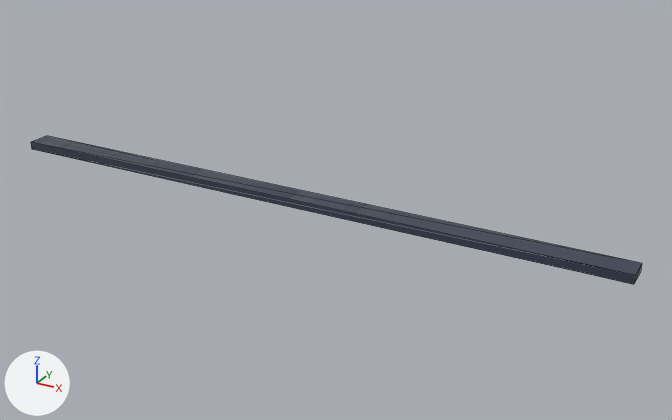
One commit to the glTF model public/models/world/dock-leveler-lip.glb: the scene before it, then after it.
One viewpoint serves both versions: a 50 mm lens placed at (5.33, -8.58, 4.31), pointed at (0.5, 0.21, -0.09). The axes (+X, +Y, +Z) are drawn at lower left. The lights are the same throughout. The older version comes first. Mesh edges are drawn as thin lines. Where no turn or scale is listed for an object, it has been applied to the vertices. Vertices at exactly the same position are counted once.

Objects in the first picture: 'Dock-leveler-lipBody'.
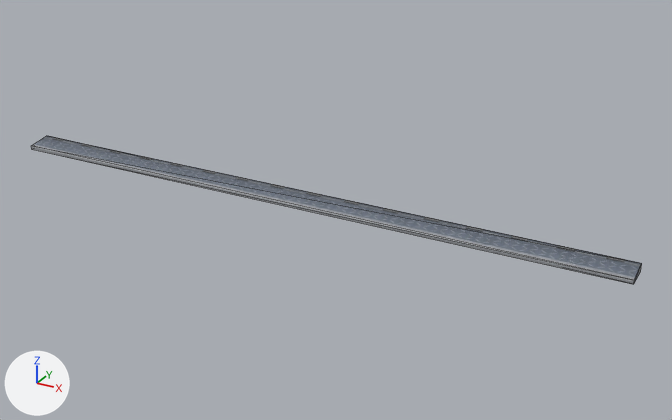
Where the newer file only moved an object's origin or applied its transform, the numbers keep the older frame.

Boxes (x1, y1, x2, y2) around the edits, measured in the pictures (672 x 420 px):
'Dock-leveler-lipBody', surface changed, reshaped
    both: (31, 136, 642, 284)

The change, as a list of edits to the scene's bpy script:
```text
Add img_dock_leveler_lip_albedo:
    img_dock_leveler_lip_albedo = load_image('dock-leveler-lip-albedo', '_unpacked/dock-leveler-lip-albedo', 256, 204, 'sRGB')
Change mat_dock_leveler_lip_surface:
    remove # nodes: BsdfPrincipled, Math, NormalMap, OutputMaterial, SeparateColor, TexImage x2, VertexColor
    nodes: BsdfPrincipled, NormalMap, OutputMaterial, TexImage x2
    uses the picture img_dock_leveler_lip_albedo
    remove # uses the picture img_dock_leveler_lip_orm
Change me_dock_leveler_lip_mesh:
    where me_dock_leveler_lip_mesh.from_pydata(...)  # 8 vertices, 12 faces; spans x -4.0..4.0, y -0.15..0.15, z -0.05..0.05
    used by ob_dock_leveler_lipbody; location = (0.0, 0.0, 0.05)
    me_dock_leveler_lip_mesh part 1
    me_dock_leveler_lip_mesh.vertices[4].co: (4.0, -0.15, 0.05) -> (4.0, -0.15, -0.01)  # pixel (635, 275) -> pixel (634, 280)
    me_dock_leveler_lip_mesh.vertices[6].co: (-4.0, -0.15, 0.05) -> (-4.0, -0.15, -0.01)  # pixel (30, 142) -> pixel (31, 145)
```
